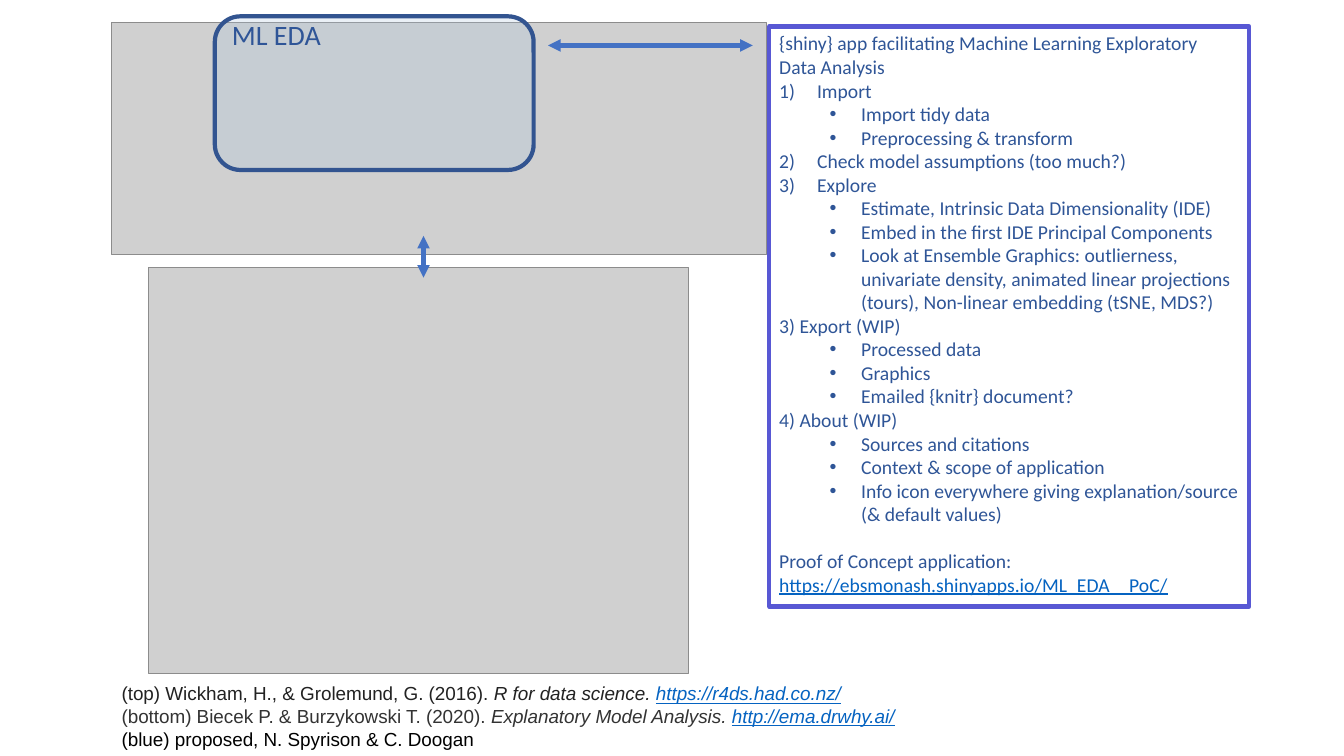
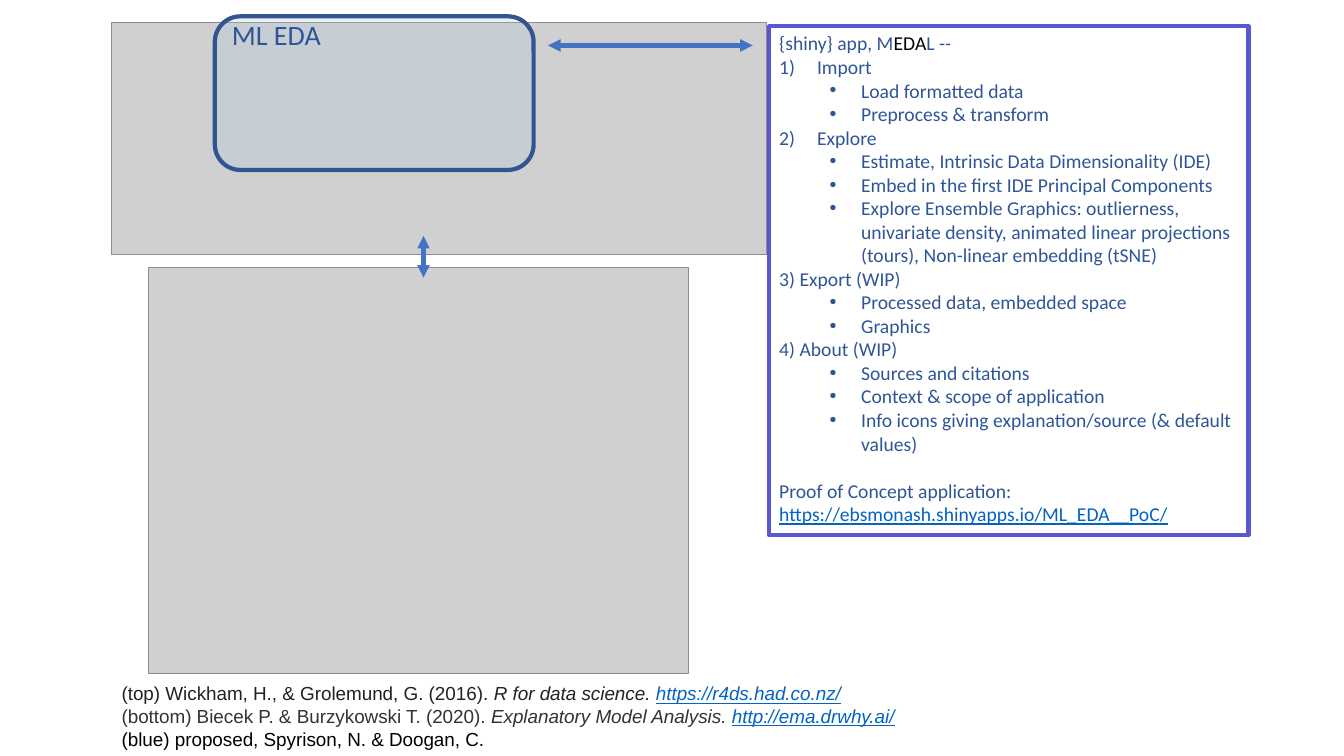
Before and after one commit to nspyrison/ML_EDA, a slide deck: slide 5 of zDesignDrafts/MEDAL pitch and sketch.pptx. Drawn at 1344x756 pixels with LibreOffice and Linux fonts; fonts in the diff are those of the drawing; grey boxes stand for pictures. Boxes give left, top, right and bottom in pixels: in the first picture for what was removed or moved away, otherwise in the second. Text is boxed around its words. In the diff, an @@ line names an element or a change of style, - is before the commit and + after.

```diff
--- a/zDesignDrafts/MEDAL pitch and sketch.pptx
+++ b/zDesignDrafts/MEDAL pitch and sketch.pptx
@@ rectangle "{shiny} app, MEDAL --": place and size @@
-rectangle "{shiny} app, MEDAL --" at [769,26,1249,607]
+rectangle "{shiny} app, MEDAL --" at [769,26,1249,535]
@@ text in rectangle at [779,36,935,53]: text changed @@
-{shiny} app facilitating Machine Learning Exploratory Data Analysis
+{shiny} app, MEDAL --
@@ text in rectangle at [861,84,1049,124]: text changed @@
-  • Import tidy data
-  • Preprocessing & transform
-2) Check model assumptions (too much?)
+  • Load formatted data
+  • Preprocess & transform
@@ text in rectangle at [861,201,1230,266]: text changed @@
-  • Look at Ensemble Graphics: outlierness, univariate density, animated linear projections (tours), Non-linear embedding (tSNE, MDS?)
+  • Explore Ensemble Graphics: outlierness, univariate density, animated linear projections (tours), Non-linear embedding (tSNE)
@@ text in rectangle at [861,295,1126,312]: text changed @@
-  • Processed data
+  • Processed data, embedded space
@@ text in rectangle at [861,389,1073,406]: paragraph removed @@
-  • Emailed {knitr} document?
@@ text in rectangle at [861,413,1231,454]: text changed @@
-  • Info icon everywhere giving explanation/source (& default values)
+  • Info icons giving explanation/source (& default values)
@@ text at [122,732,484,750]: text changed @@
-(blue) proposed, N. Spyrison & C. Doogan
+(blue) proposed, Spyrison, N. & Doogan, C.
```
Also in this commit, not shown: 1 other slide changed, 4 other files.
